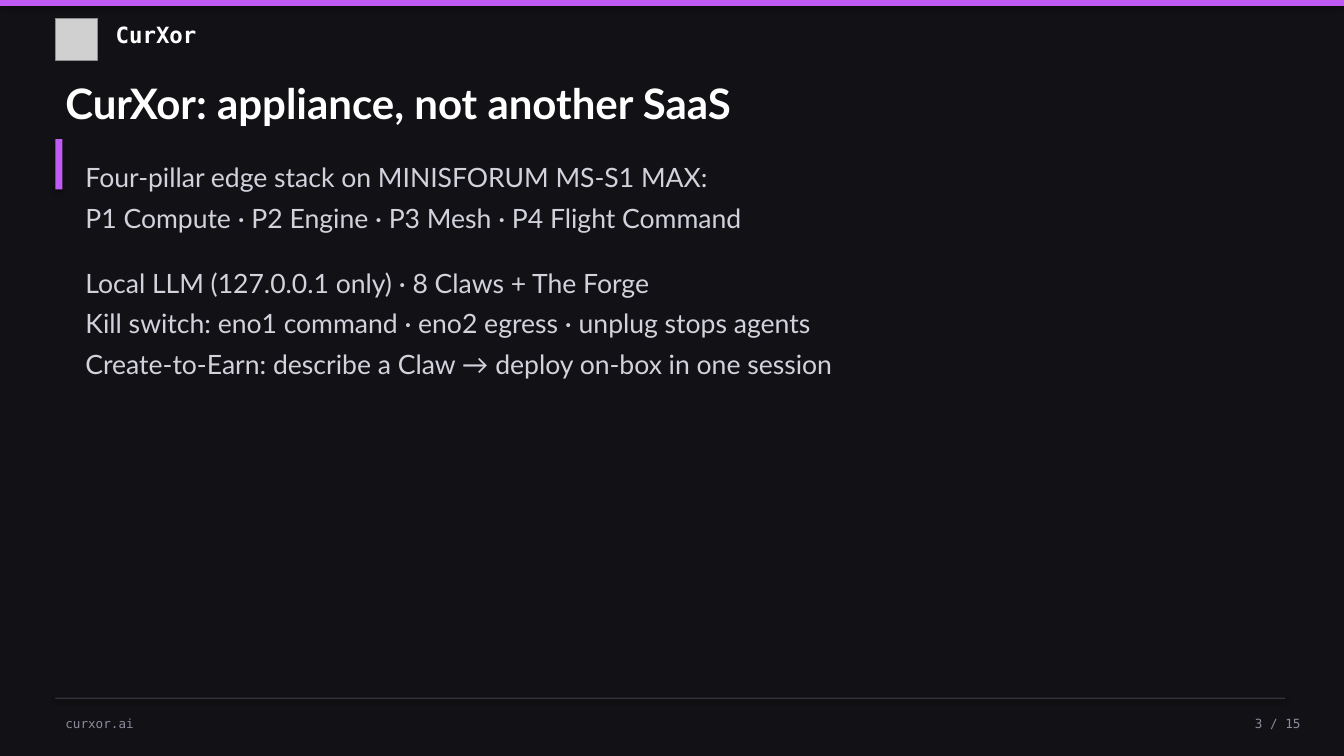
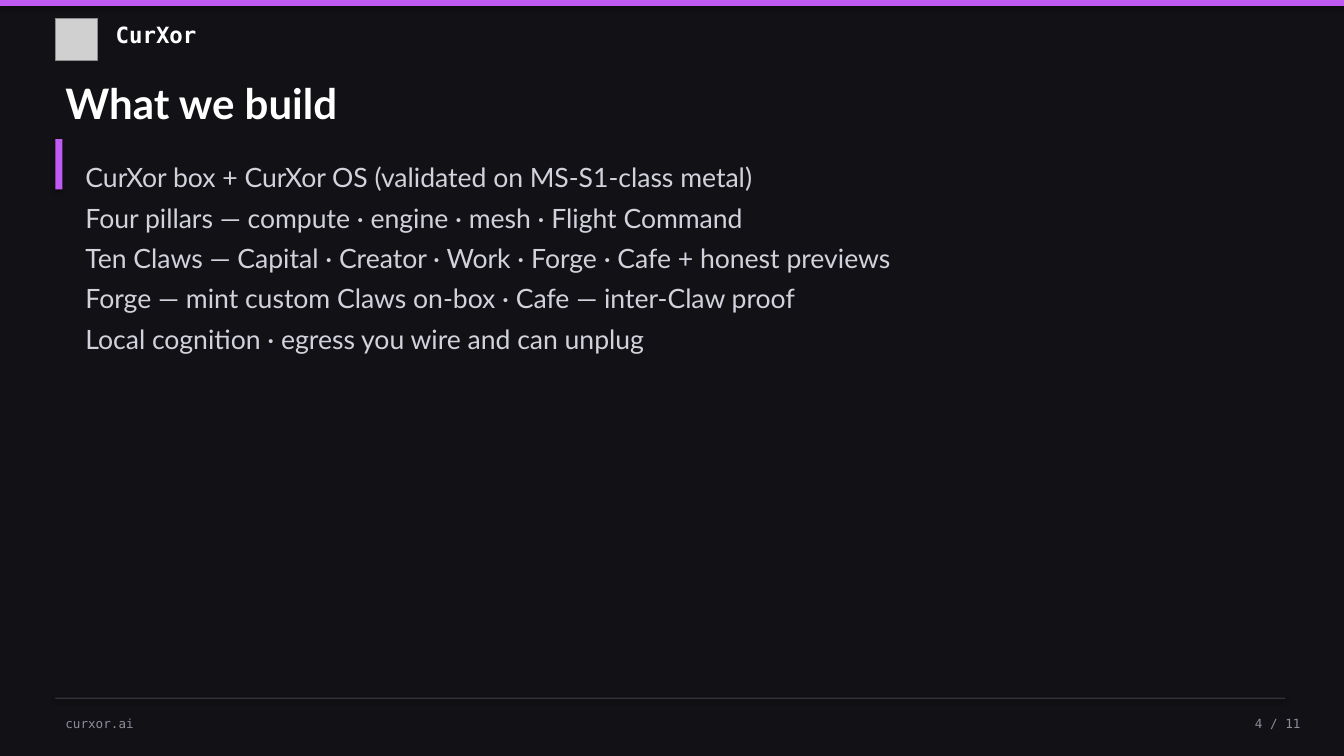
Before and after one commit to ankurmisra1982/curxor-storefront, a slide deck: slide 4 of docs/CurXor-Pitch-Deck-Speaker-Notes.pptx (slide 3 before the commit). Drawn at 1344x756 pixels with LibreOffice and Linux fonts; fonts in the diff are those of the drawing; grey boxes stand for pictures. Boxes give left, top, right and bottom in pixels: in the first picture for what was removed or moved away, otherwise in the second. Text is boxed around its words. In the diff, an @@ line names an element or a change of style, - is before the commit and + after.

```diff
--- a/docs/CurXor-Pitch-Deck-Speaker-Notes.pptx
+++ b/docs/CurXor-Pitch-Deck-Speaker-Notes.pptx
@@ text at (65,87,337,120): text changed @@
-CurXor: appliance, not another SaaS
+What we build
@@ text at (85,166,891,354): text changed @@
-Four-pillar edge stack on MINISFORUM MS-S1 MAX:
-P1 Compute · P2 Engine · P3 Mesh · P4 Flight Command
-Local LLM (127.0.0.1 only) · 8 Claws + The Forge
-Kill switch: eno1 command · eno2 egress · unplug stops agents
-Create-to-Earn: describe a Claw → deploy on-box in one session
+CurXor box + CurXor OS (validated on MS-S1-class metal)
+Four pillars — compute · engine · mesh · Flight Command
+Ten Claws — Capital · Creator · Work · Forge · Cafe + honest previews
+Forge — mint custom Claws on-box · Cafe — inter-Claw proof
+Local cognition · egress you wire and can unplug
@@ text at (1255,719,1300,728): text changed @@
-3 / 15
+4 / 11
```
Also in this commit, not shown: 2 other slides changed, 8 slides added, 12 slides removed, 2 other files.
